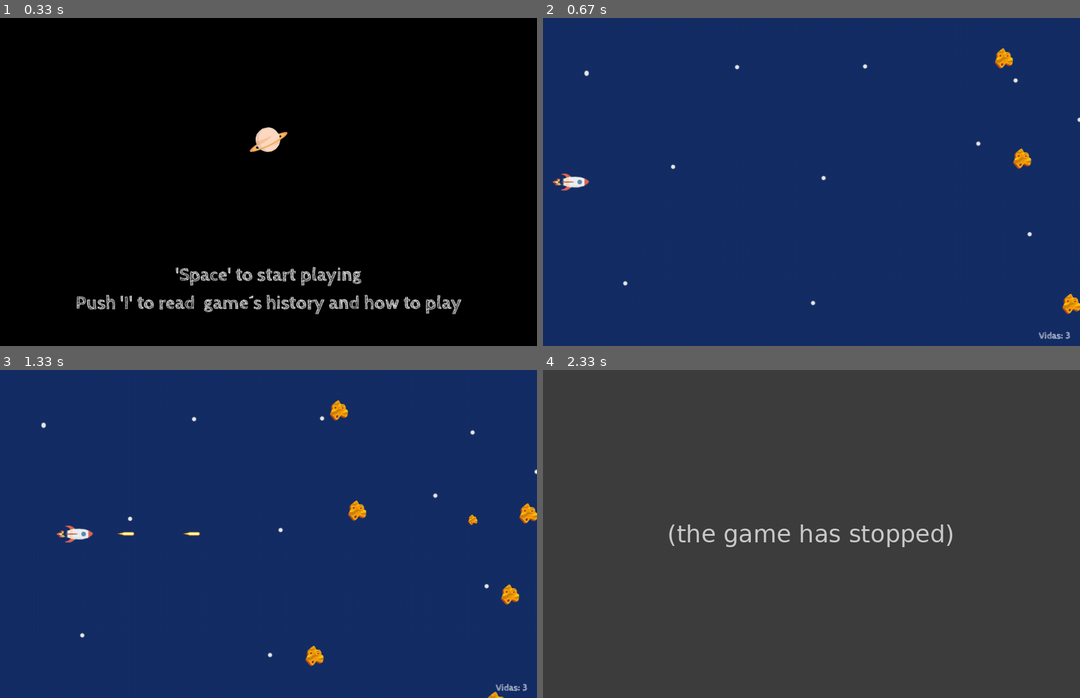
Above: before the commit, frames 1-4 (two rows, left to right).
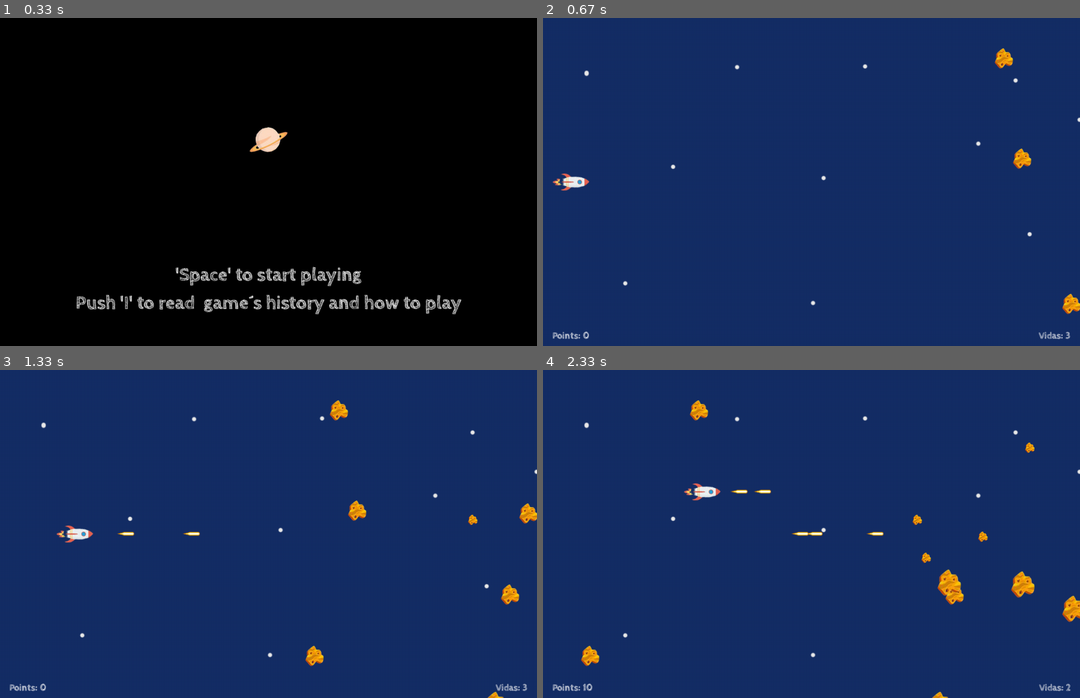
Above: after the commit, the same moments.

Repository: MarkelJM/FinalPygameSpace
Game: pygame game, started from main.py
Two runs of this game, one before a commit and one after it. Both use one fixed random seed, a clock stepped at 60 frames per second and the inputs below.
Inputs:
- Up to frame 1 (0.33 s): no input
- Up to frame 2 (0.67 s): tap B at 0.33 s
- Up to frame 3 (1.33 s): tap Space at 0.67, 1.07 s; hold Right from 1 s (still down)
- Up to frame 4 (2.33 s): tap Space at 1.37, 1.57, 1.9, 2.2 s; release Right at 1.47 s; hold Up 1.5-1.8 s; hold Right 1.83-2.3 s

Frame 1 is identical in both runs. In frame 2, less than 0.1% of the frame differs, in the area x 1-9%, y 95-98%; in frame 3, less than 0.1%; in frame 4, 100%, in the area x 0-100%, y 0-100%.
Error before the commit: AttributeError: 'Bullet' object has no attribute 'points' (scenes.py line 237); the game stopped at 2.22 s (later frames are placeholders)

Commit message:
feat:pointer works

Diff:
--- a/thequest/objects.py
+++ b/thequest/objects.py
@@ -56,7 +56,8 @@
         self.rect = self.image.get_rect(x= self.pos_x ,  y= self.pos_y )
 
         self.rock_speed = self.choose_speed()
-        self.points = self.get_points()
+
+
 
     def get_points(self):
         points_list = [[1,2,3],[3,5,7],[7,10,13]]
@@ -159,8 +160,8 @@
 
     def draw_points(self, screen):
 
-        mensaje = f"Points: {self.value}"
-        text = self.tipography.render(mensaje, True, MESSAGE_COLOUR)
+        message = f"Points: {self.value}"
+        text = self.tipography.render(message, True, MESSAGE_COLOUR)
         pos_x = 20
-        pos_y = HEIGHT-text.get_height()-10
+        pos_y = HEIGHT-text.get_height() -10
         screen.blit(text, (pos_x, pos_y))
--- a/thequest/scenes.py
+++ b/thequest/scenes.py
@@ -8,6 +8,7 @@
 
 from . import BACKGROUND_COLOUR, FPS, HEIGHT, LIFES, MAIN_TEXT_SIZE, MAXIMUM_REPEATED_ROCKS,  MESSAGE_COLOUR, TEXT_MARGIN,  WIDTH
 from .objects import Bullet,LifesCounting, Plane, Points, Rock
+
 
 
 class Scenes:
@@ -182,13 +183,18 @@
         bg_file = os.path.join("resources", "images", "background.png")
         self.background = pg.image.load(bg_file)
         self.player = Plane()
+
         self.rocks_groups = self.rock_group()
+
         self.lifes_counter = LifesCounting(LIFES)
+
         #self.no_life = LifesCounting.no_lifes()
         self.bullets_groups = self.bullet_group()
+
         self.pointer = Points()
 
         self.clock = pg.time.Clock()
+
 
     def play(self):
         self.shot_exist = False
@@ -216,6 +222,7 @@
                 self.created_rock = self.create_rocks()
 
 
+
             ### UPDATE OBJECTS SETUP ###
 
             self.player.update()
@@ -234,7 +241,8 @@
             ### POINTER ###
             if len(rock_bullet_crash) > 0:
                 for self.rock_object in rock_bullet_crash:
-                    self.pointer.increase_points(self.rock_object.points)
+                    self.pointer.increase_points(self.rock_pointer)
+
 
 
             """implementar para que salga de game cuando vidas  se queden en 0"""
@@ -257,6 +265,9 @@
             #draw bullet
             if self.shot_exist:
                 self.bullets.draw(self.screen)
+
+            #draw points counting
+            self.pointer.draw_points(self.screen)
 
             #draw lifes counting
             self.lifes_counter.paint_lifes(self.screen)
@@ -296,10 +307,12 @@
             self.rocks.add(self.rock_object)
 
         """
+
         pos_x = WIDTH
         pos_y = randint(0, HEIGHT)
         self.rock_object = Rock(pos_x, pos_y)
         self.rocks.add(self.rock_object)
+        self.rock_pointer = self.rock_object.get_points()
 
     def change_Home_Information(self):
         return False
